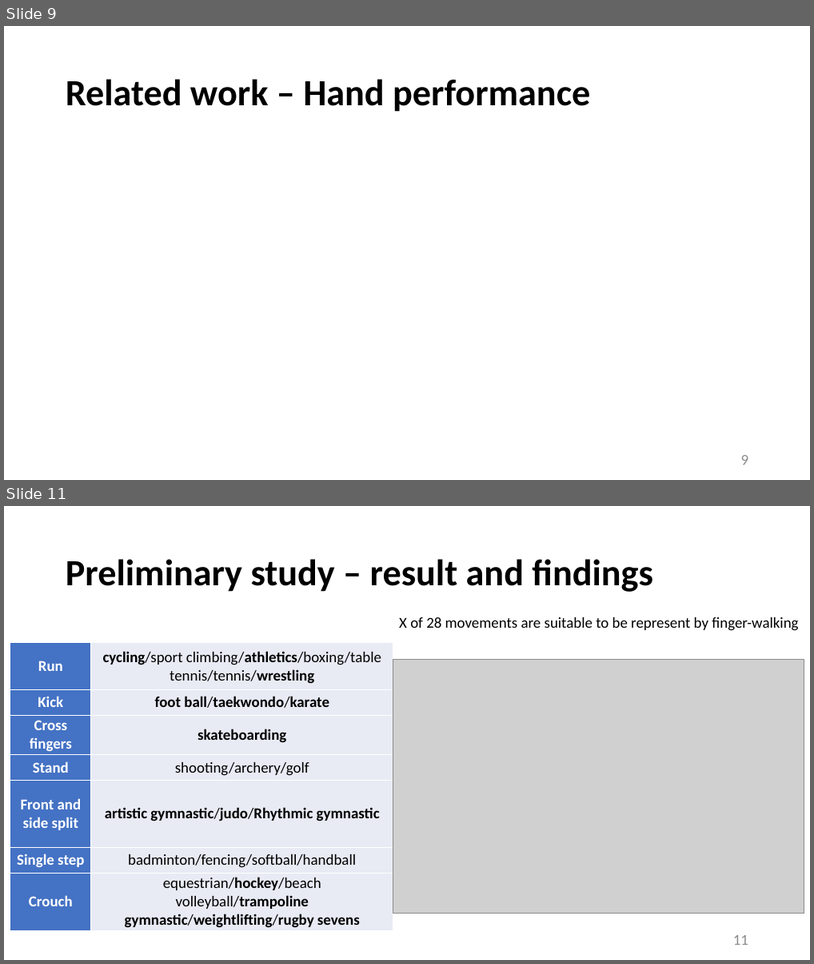
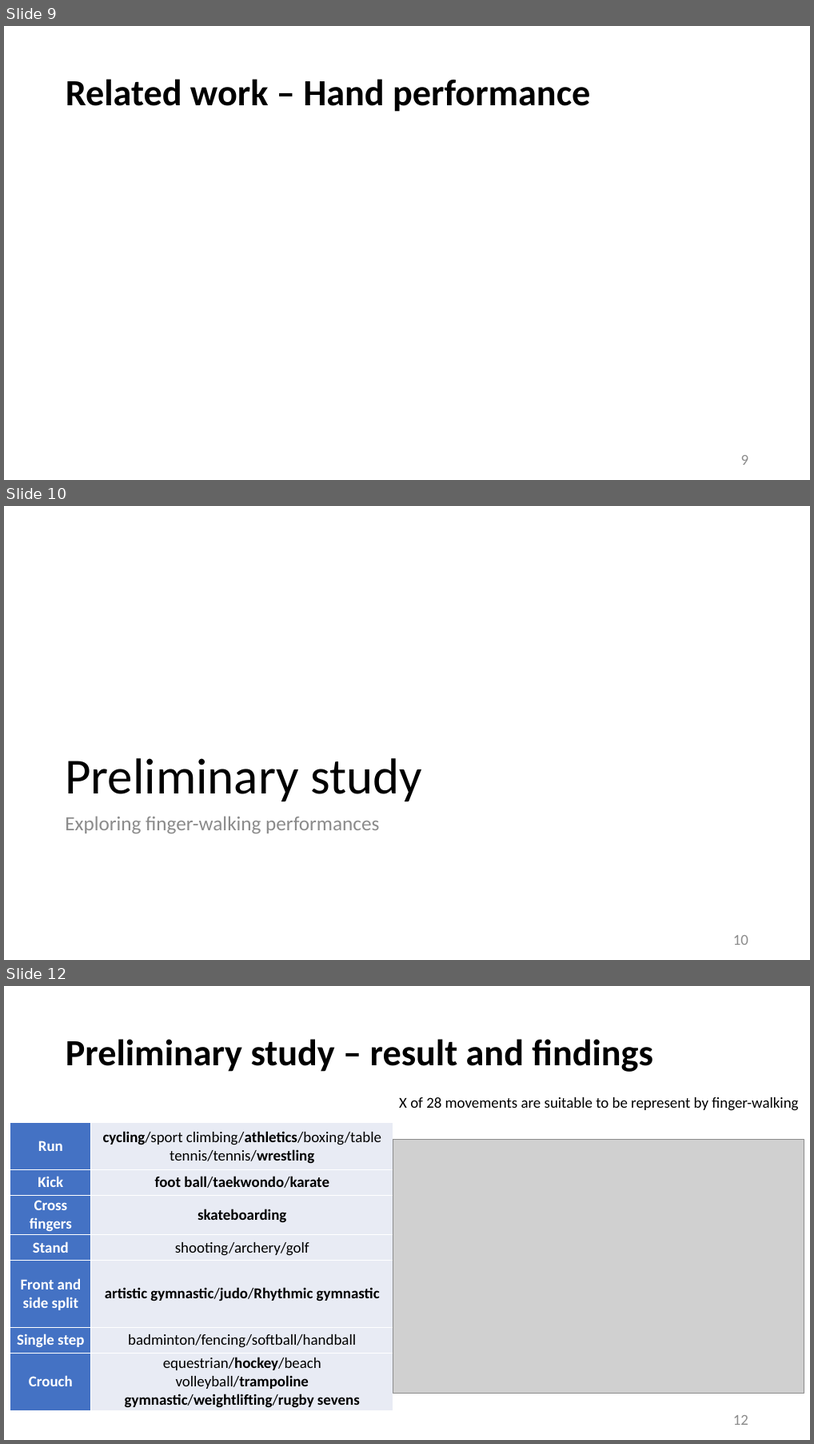
Before and after one commit to Louislar/MotionStyleTransferInHand, a slide deck: thesisFigs/thesis_slide.pptx. Shown one above the other, each under a label of ours: slides 9 and 11 before the commit, slides 9, 10 and 12 after it; the slides between them are not shown. The pictures are 814x964 and 814x1444 pixels, drawn with LibreOffice and Linux fonts; fonts in the diff are those of the drawing; grey boxes stand for pictures. Boxes give left, top, right and bottom in pixels: in the first picture for what was removed or moved away, otherwise in the second. Text is boxed around its words. In the diff, an @@ line names an element or a change of style, - is before the commit and + after.

```diff
--- a/thesisFigs/thesis_slide.pptx
+++ b/thesisFigs/thesis_slide.pptx
@@ slide 10 added at [4,506,810,960], background #FFFFFF @@
@@ title added at [65,758,422,801], 60 pt, text #000000 @@
+Preliminary study
@@ text added at [65,816,379,833], 24 pt, text #8C8C8C @@
+Exploring finger-walking performances
@@ page number added at [734,935,749,944], 18 pt, text #8C8C8C @@
+10
@@ what was slide 11 is now slide 12 @@
@@ page number at [734,1415,749,1424]: text changed @@
-11
+12
```
Also in this commit, not shown: 10 slides changed, 2 other slides added.
